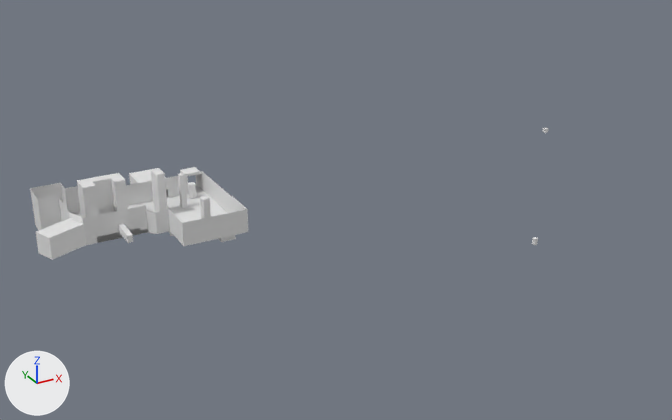
One commit to the Blender file Models/map 3.blend: the scene before it, then after it.
Camera for both pictures: a 50 mm lens placed at (-310.0, -343.0, 216.0), pointed at (-121.0, 0.0, 45.0). Arrows for +X, +Y and +Z are at lower left; the lights stay in place.
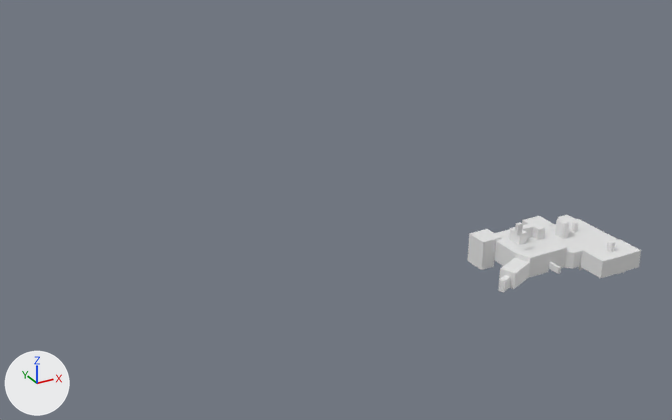
Pixel boxes [x1, y1, x2, y2] of what changed, in the pictures (672 x 420 px):
'Cube', reshaped, moved, rescaled
    before: [59, 167, 233, 245]
    after: [515, 222, 523, 236]
'Cube.006', reshaped, moved (1060% wider, 295% taller)
    before: [119, 224, 133, 243]
    after: [468, 215, 641, 293]
'Cube.001', hidden
    before: [168, 196, 248, 246]
'Cube.004', deleted
    before: [36, 218, 86, 260]
'Cube.005', deleted
    before: [30, 183, 67, 230]
'Cube.008', deleted
    before: [129, 169, 167, 196]
'Cube.003', deleted
    before: [200, 196, 211, 219]
'Cylinder.001', deleted
    before: [188, 182, 196, 198]
'Cube.007', deleted
    before: [532, 237, 538, 245]
'Cube.002', deleted
    before: [542, 127, 548, 133]
part 2 of me_cube_005, added
    after: [515, 222, 523, 236]
part 3 of me_cube_005, deleted
    before: [59, 167, 233, 245]
part 4 of me_cube_005, deleted
    before: [151, 168, 167, 212]
part 5 of me_cube_005, deleted
    before: [178, 173, 187, 208]

What the commit changed:
me_cube_005 has 346 vertices, 308 faces and spans x -5.99..5.15, y -5.01..2.46, z -1.4..2.45.
me_cube_005 is used by ob_cube; location (-210.5, 1.3, 68.6); scale (5.48, 5.48, 5.48).
me_cube_005 part 2: a new loose piece, a box spanning x -1.0..1.0, y -1.0..1.0, z -1.0..1.0.
me_cube_005 part 3: the loose piece of 182 vertices spanning x -5.99..5.15, y -4.95..2.46, z -1.4..2.37 is deleted.
me_cube_005 part 4: the loose piece of 24 vertices spanning x 0.58..1.23, y -2.11..-0.88, z -0.96..2.45 is deleted.
me_cube_005 part 5: the loose piece of 24 vertices spanning x 2.53..2.97, y -1.5..-1.05, z -1.37..1.78 is deleted.
me_cube_007 is used by ob_cube_001; location (-199.4, -30.7, 68.8); scale (9.2, 4.82, 4.82).
me_cube_007 had 30 vertices, 22 faces and spanned x -0.98..1.87, y -2.16..1.0, z -1.96..1.0.
me_cube_007 now has 8 vertices, 6 faces and spans x -1.0..1.47, y -6.68..1.0, z -1.0..1.0.
me_cube_007 part 6: the whole mesh is rebuilt.
me_cube_003 is used by ob_cube_006; location (-225.5, -24.4, 68.1); scale (1.64, 1.64, 1.64).
me_cube_003 had 8 vertices, 5 faces and spanned x -1.12..0.08, y -5.87..0.77, z -0.8..0.98.
me_cube_003 now has 454 vertices, 413 faces and spans x -22.17..26.32, y -10.12..27.36, z -5.33..8.44.
me_cube_003 part 1: 8 vertices removed from x -1.12..0.08, y -5.87..0.77, z -0.8..0.98; 454 vertices added at x -22.17..26.32, y -10.12..27.36, z -5.33..8.44.
Object 'Cube' (ob_cube) moves from (-210.5, 1.3, 68.6) to (-24.0, -14.0, 19.0).
Object 'Cube' (ob_cube) is rescaled from (5.48, 5.48, 5.48) to (1.5, 1.0, 3.0).
Object 'Cube.001' (ob_cube_001) moves from (-199.4, -30.7, 68.8) to (-38.0, -25.0, -1.7).
Object 'Cube.001' (ob_cube_001) turns from (0, 0, 0) to (0, 0, -70) degrees about x, y and z.
Object 'Cube.001' (ob_cube_001) is rescaled from (9.2, 4.82, 4.82) to (1.5, 1.0, 3.0).
Object 'Cube.001' (ob_cube_001) is now hidden.
Object 'Cylinder.001' (ob_cylinder_001) is deleted.
Object 'Cube.003' (ob_cube_003) is deleted.
Object 'Cube.004' (ob_cube_004) is deleted.
Object 'Cube.005' (ob_cube_005) is deleted.
Object 'Cube.006' (ob_cube_006) moves from (-225.5, -24.4, 68.1) to (-8.1, -24.4, -0.8).
Object 'Cube.007' (ob_cube_007) is deleted.
Object 'Cube.002' (ob_cube_002) is deleted.
Object 'Cube.008' (ob_cube_008) is deleted.
